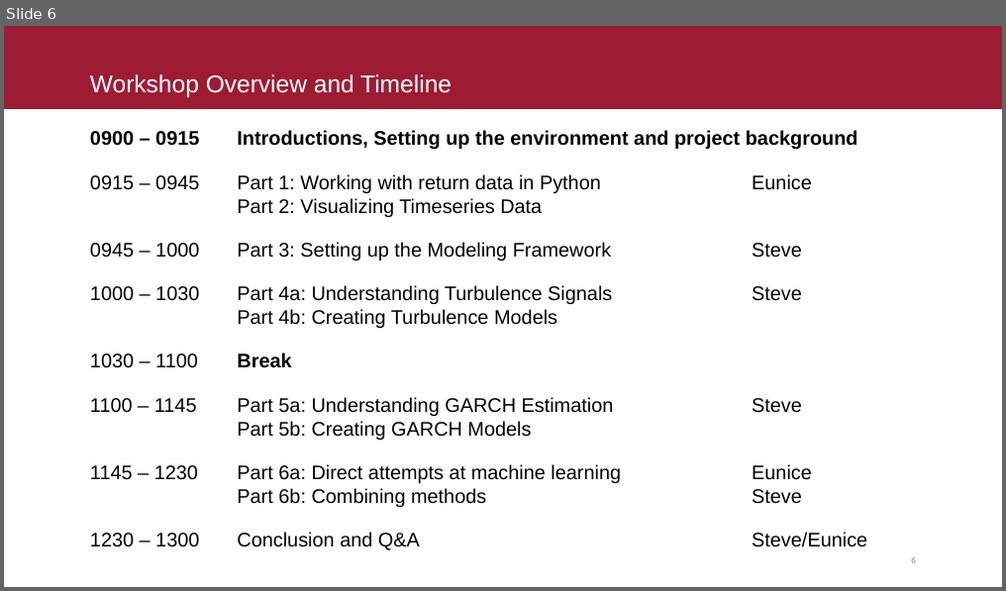
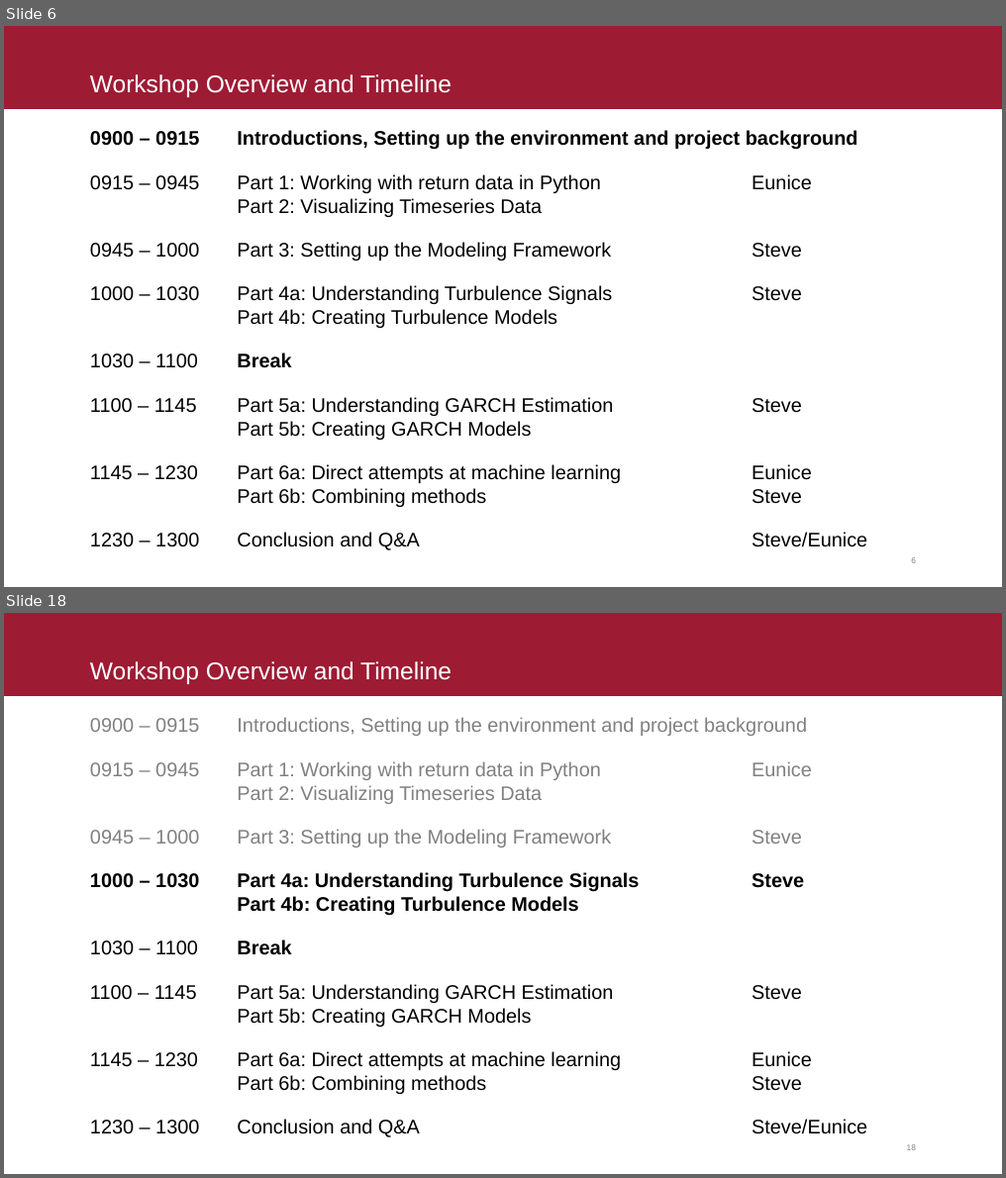
Before and after one commit to fintechsteve/modeling-volatility, a slide deck: Presentation/ODSC Modeling Volatility - Lawrence Hameyie-Sanon.pptx. Shown one above the other, each under a label of ours: slide 6 before the commit, slides 6 and 18 after it; the slides between them are not shown. The pictures are 1006x591 and 1006x1178 pixels, drawn with LibreOffice and Linux fonts; fonts in the diff are those of the drawing. Boxes give left, top, right and bottom in pixels: in the first picture for what was removed or moved away, otherwise in the second. Text is boxed around its words. In the diff, an @@ line names an element or a change of style, - is before the commit and + after.

```diff
--- a/Presentation/ODSC Modeling Volatility - Lawrence Hameyie-Sanon.pptx
+++ b/Presentation/ODSC Modeling Volatility - Lawrence Hameyie-Sanon.pptx
@@ slide 18 added at box(4, 613, 1002, 1174), background #FFFFFF; not listed: 2 template elements that a slide beside it also shows @@
@@ title added at box(90, 662, 451, 684), 26.5 pt, text #FFFFFF @@
+Workshop Overview and Timeline
@@ text added at box(90, 717, 867, 1138), 21.5 pt, text #000000 @@
+0900 – 0915 Introductions, Setting up the environment and project background
+0915 – 0945 Part 1: Working with return data in Python Eunice
+Part 2: Visualizing Timeseries Data
+0945 – 1000 Part 3: Setting up the Modeling Framework Steve
+1000 – 1030 Part 4a: Understanding Turbulence Signals Steve
+Part 4b: Creating Turbulence Models
+1030 – 1100 Break
+1100 – 1145 Part 5a: Understanding GARCH Estimation Steve
+Part 5b: Creating GARCH Models
+1145 – 1230 Part 6a: Direct attempts at machine learning Eunice
+Part 6b: Combining methods Steve
+1230 – 1300 Conclusion and Q&A Steve/Eunice
```
Also in this commit, not shown: 18 other slides added.
